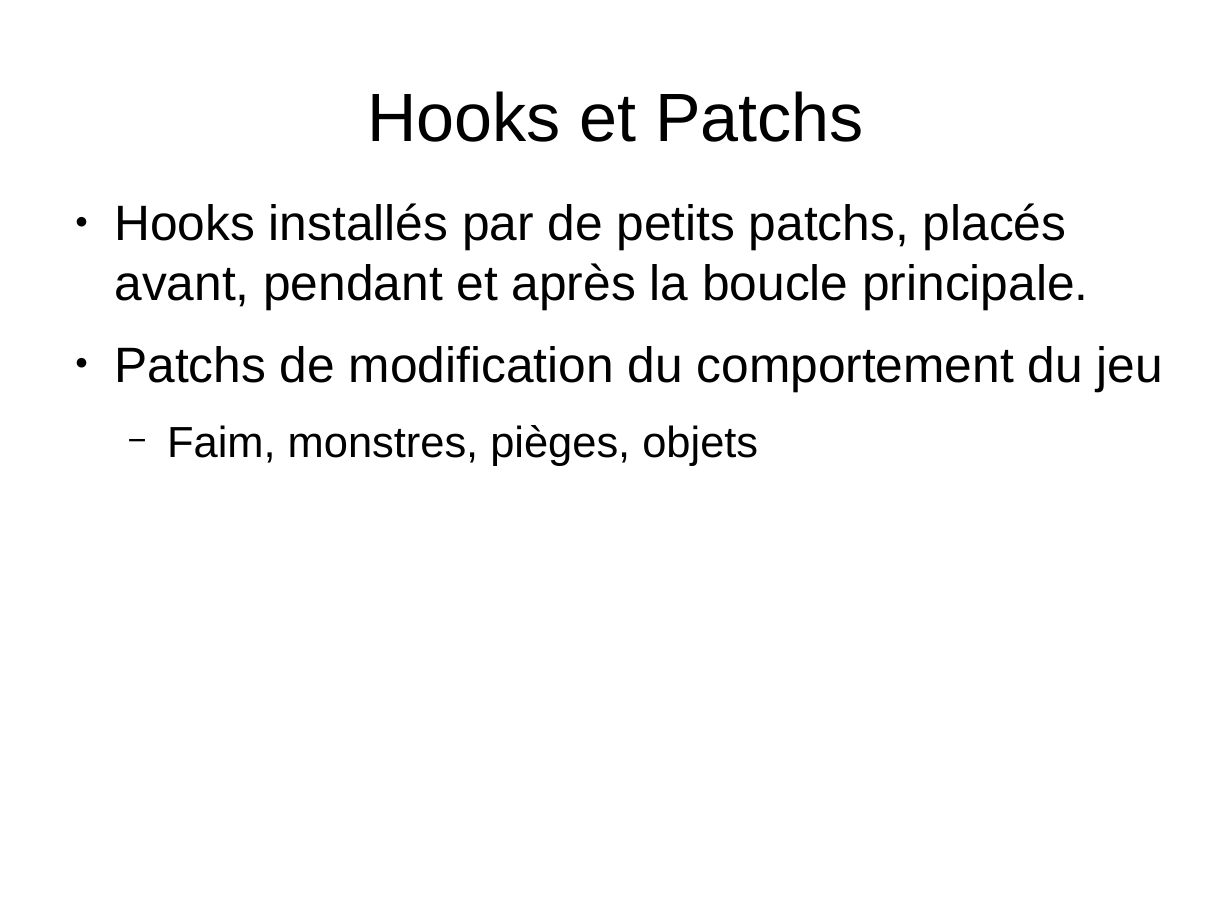
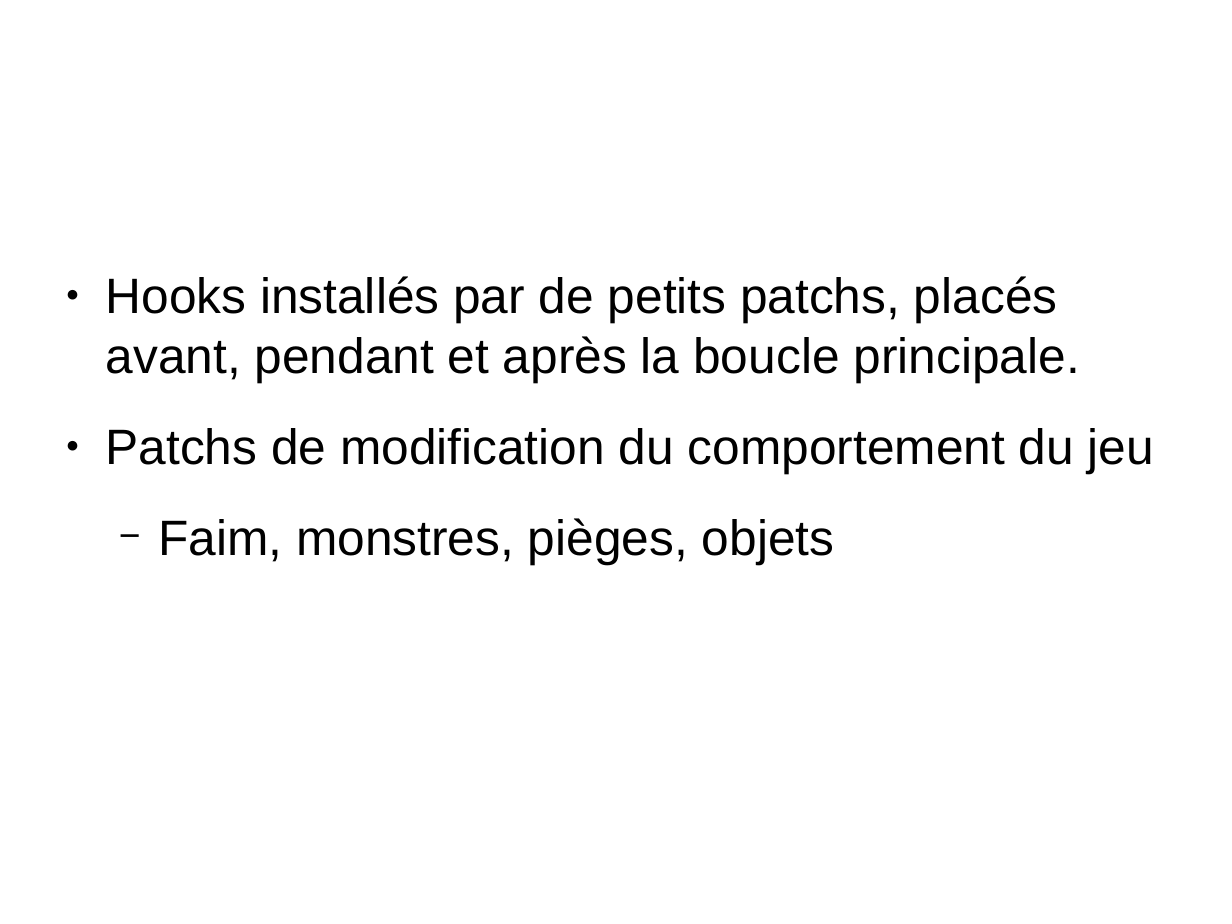
Before and after one commit to medrimonia/PFA-Nethack, a slide deck: slide 8 of papers/soutenance/soutenance.odp. Drawn at 1232x924 pixels with LibreOffice and Linux fonts; fonts in the diff are those of the drawing; background and template pictures are left out. Boxes give left, top, right and bottom in pixels: in the first picture for what was removed or moved away, otherwise in the second. Text is boxed around its words. In the diff, an @@ line names an element or a change of style, - is before the commit and + after.

```diff
--- a/papers/soutenance/soutenance.odp
+++ b/papers/soutenance/soutenance.odp
@@ title "Hooks et Patchs" at bbox=[61, 37, 931, 191]: size 44 to 56.1 pt, text colour #000000 to #FFFFFF; alignment centre to left @@
@@ text "Hooks installés par de petits ...": place and size @@
-text "Hooks installés par de petits ..." at bbox=[114, 203, 1163, 466]
+text "Hooks installés par de petits ..." at bbox=[106, 276, 1154, 565]
@@ text "Hooks installés par de petits ..." at bbox=[106, 276, 1154, 565]: size 28 to 32 pt in "Faim, monstres, pièges, objets"; more space between paragraphs @@
```
Also in this commit, not shown: 16 other slides changed.
